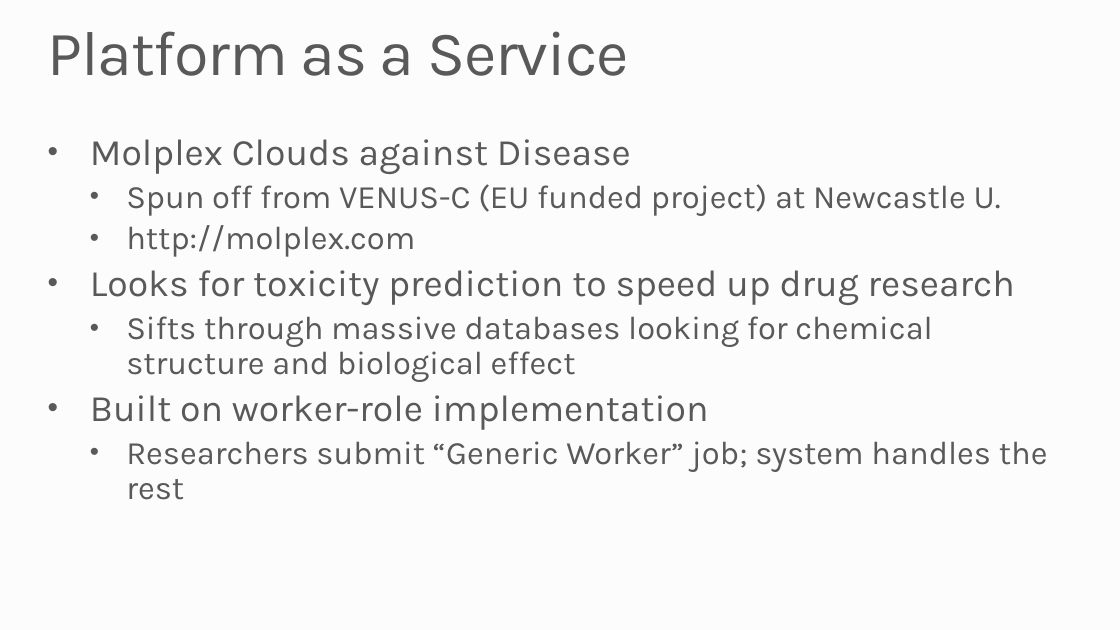
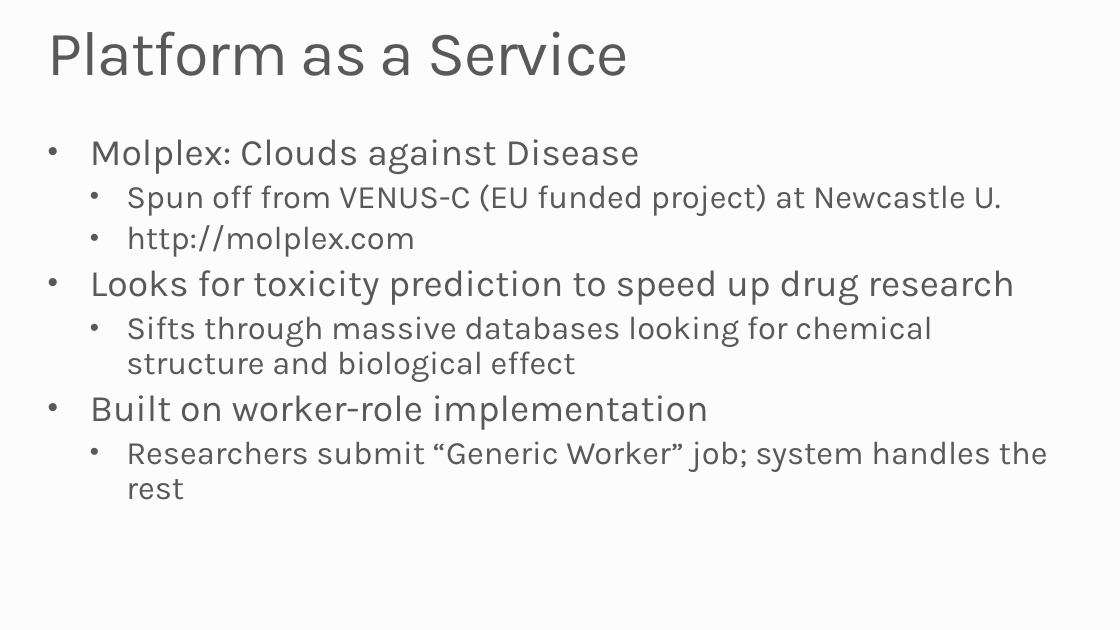
Before and after one commit to MSRConnections/Azure-training-course, a slide deck: slide 7 of Content/Introduction/Azure Overview.pptx. Drawn at 1120x630 pixels with LibreOffice and Linux fonts; fonts in the diff are those of the drawing; background and template pictures are left out. Boxes give left, top, right and bottom in pixels: in the first picture for what was removed or moved away, otherwise in the second. Text is boxed around its words. In the diff, an @@ line names an element or a change of style, - is before the commit and + after.

```diff
--- a/Content/Introduction/Azure Overview.pptx
+++ b/Content/Introduction/Azure Overview.pptx
@@ text at (90, 139, 640, 174): text changed @@
-• Molplex Clouds against Disease
+• Molplex: Clouds against Disease
```
Also in this commit, not shown: 1 other slide changed, 1 slide added, 3 slides removed.
